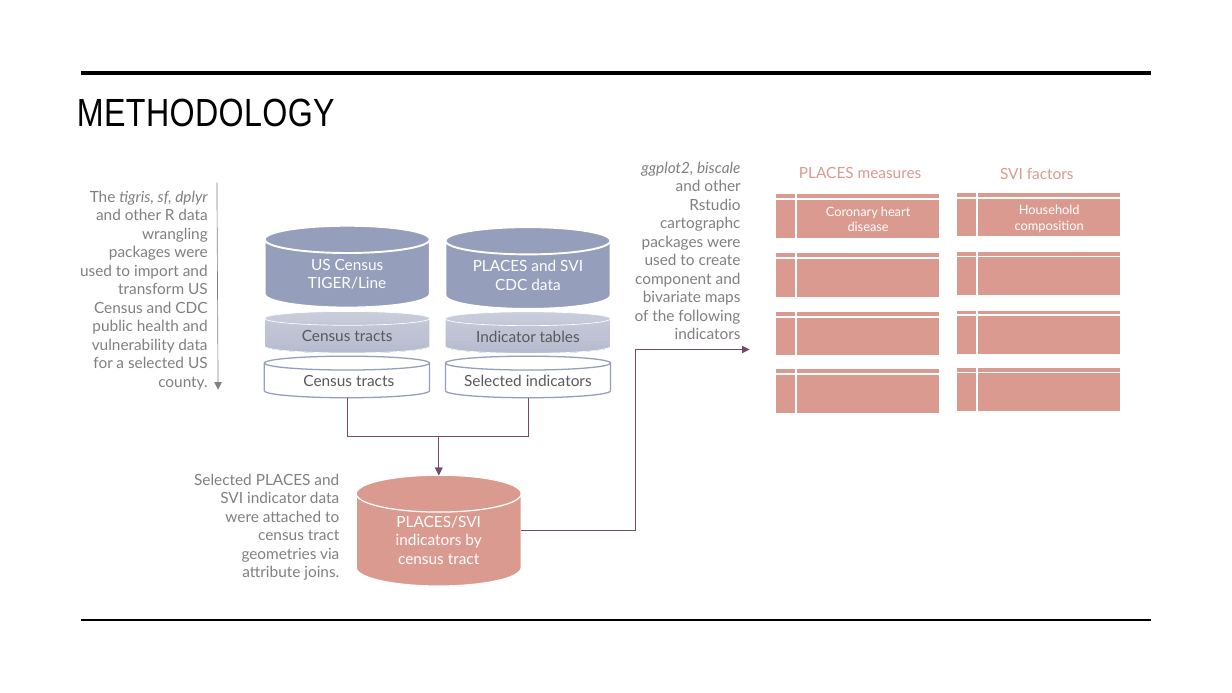
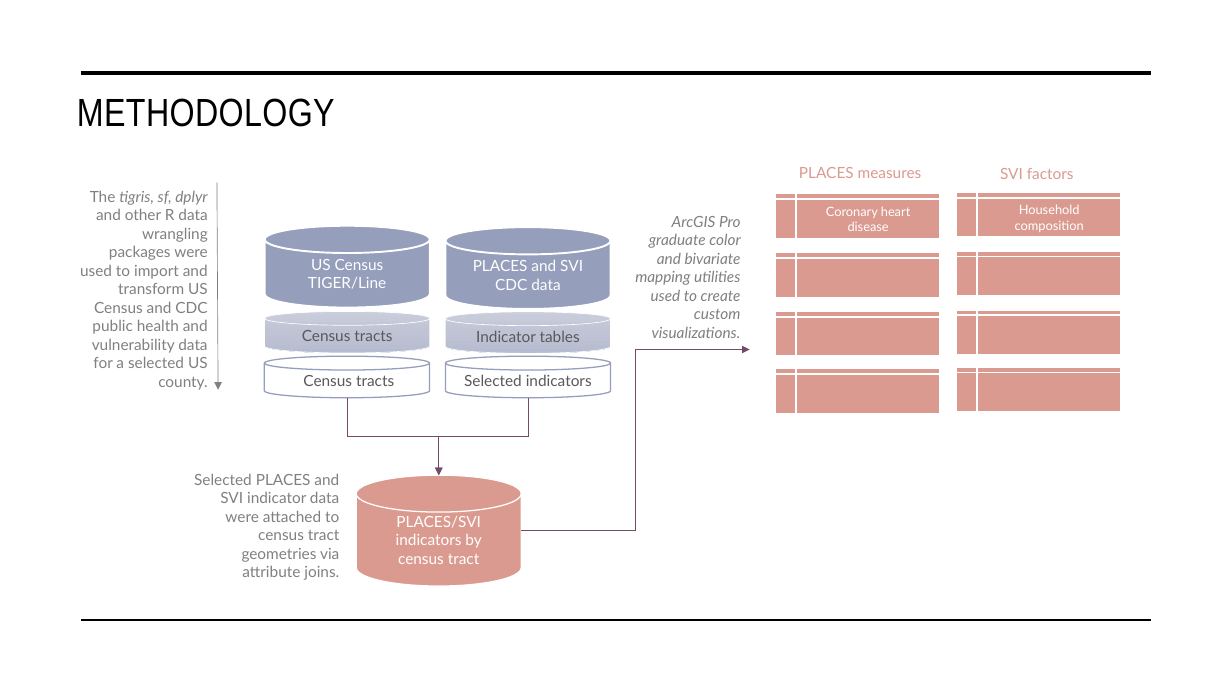
Before and after one commit to justenvirons/pedagogy, a slide deck: slide 1 of GEO346_2023_FallQuarter/Exercise_01/exercise01-template.pptx. Drawn at 1232x693 pixels with LibreOffice and Linux fonts; fonts in the diff are those of the drawing. Boxes give left, top, right and bottom in pixels: in the first picture for what was removed or moved away, otherwise in the second. Text is boxed around its words. In the diff, an @@ line names an element or a change of style, - is before the commit and + after.

```diff
--- a/GEO346_2023_FallQuarter/Exercise_01/exercise01-template.pptx
+++ b/GEO346_2023_FallQuarter/Exercise_01/exercise01-template.pptx
@@ text at (x1=635, y1=216, x2=741, y2=338): text changed; italic on @@
-ggplot2, biscale and other Rstudio cartographc packages were used to create component and bivariate maps of the following indicators
+ArcGIS Pro graduate color and bivariate mapping utilities used to create custom visualizations.
```
Also in this commit, not shown: 6 slides removed, 4 other files.
